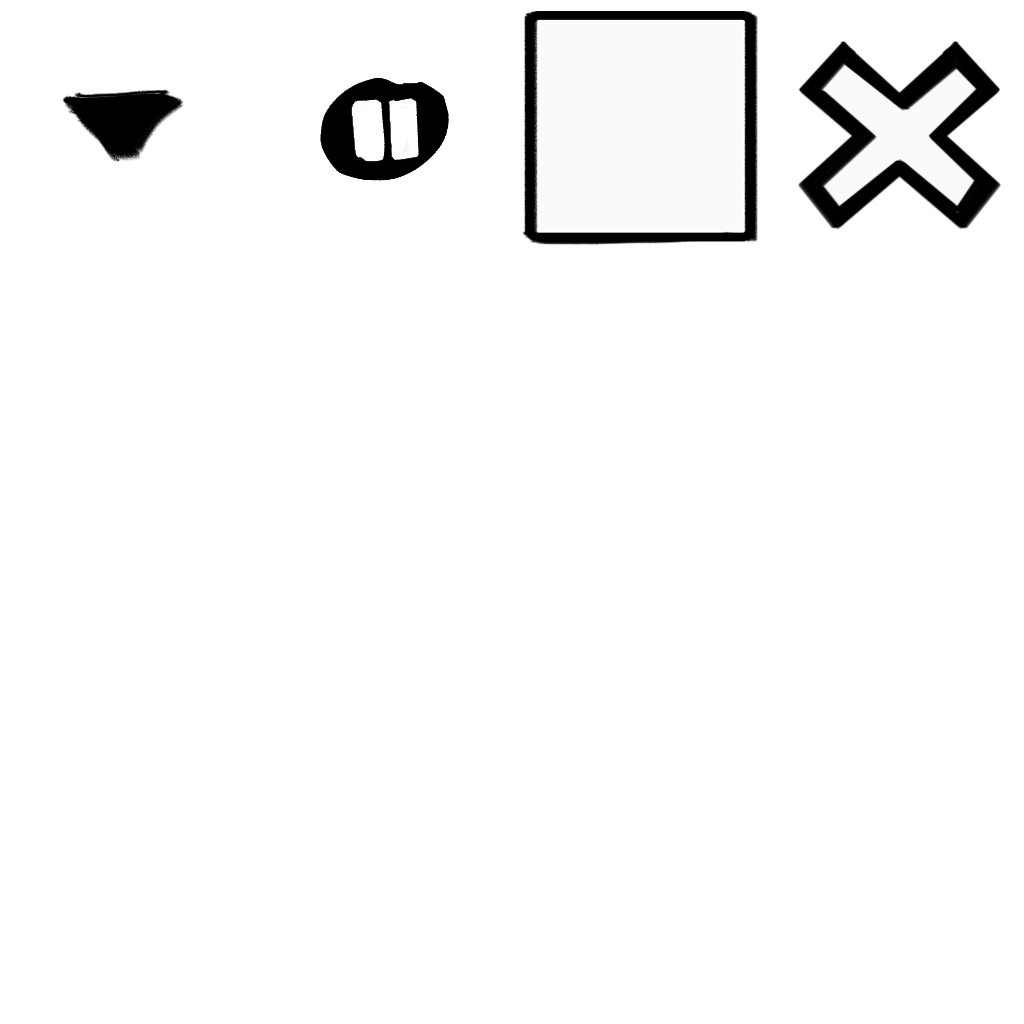
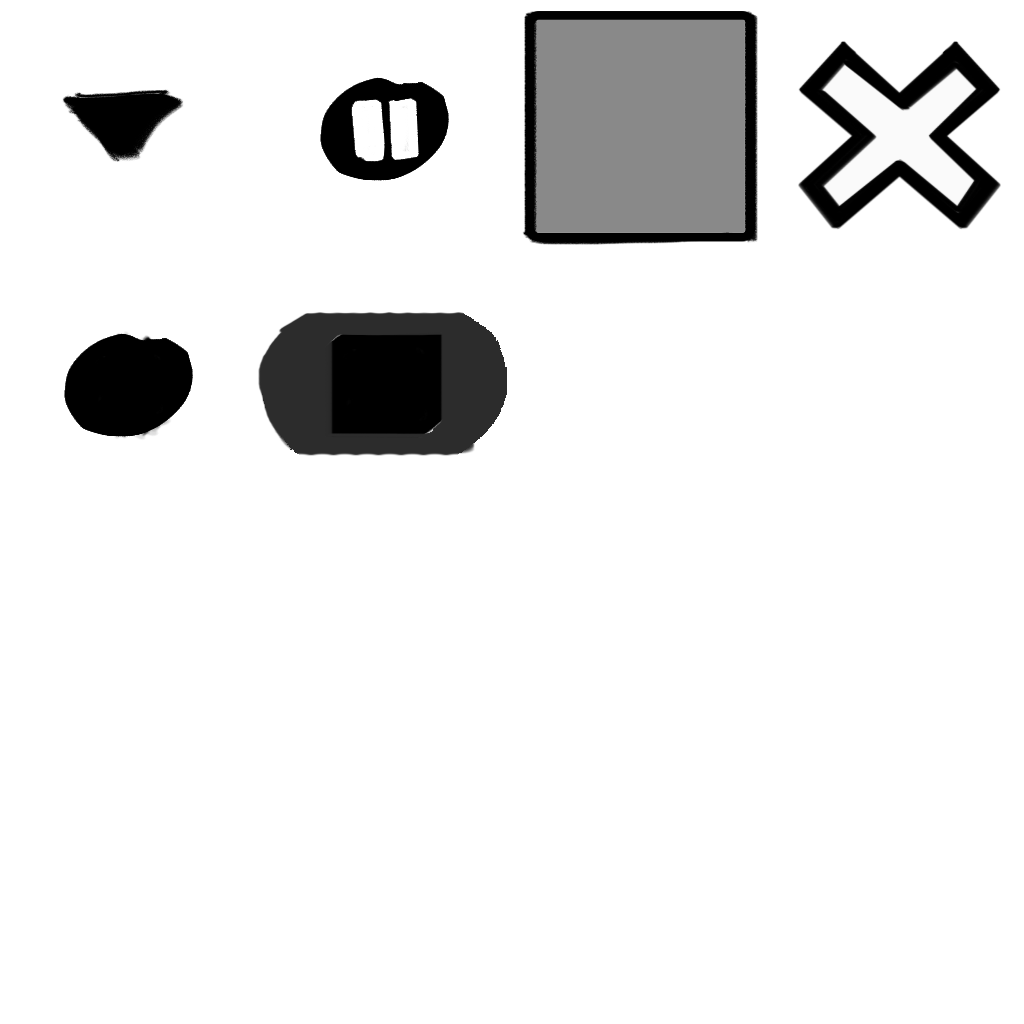
Before/after of a 1024 × 1024 layered artwork. What changed in the layer stack:
added layer "Layer 6" above "Layer 5" over 258, 312, 507, 456
added layer "Layer 5" above "Rounded Rectangle 1" over 64, 331, 193, 440
painted on "Rounded Rectangle 1" over 536, 20, 746, 233
